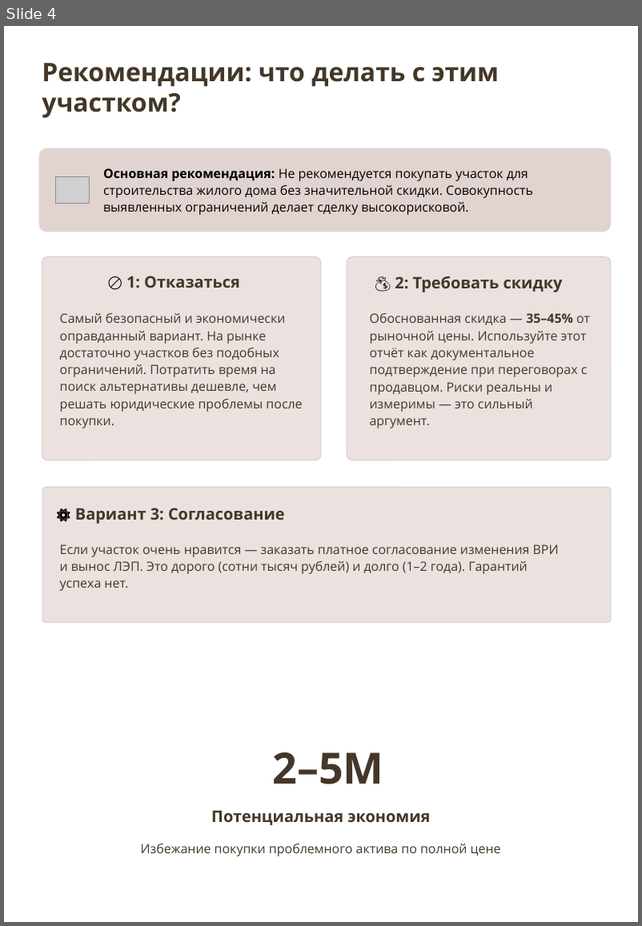
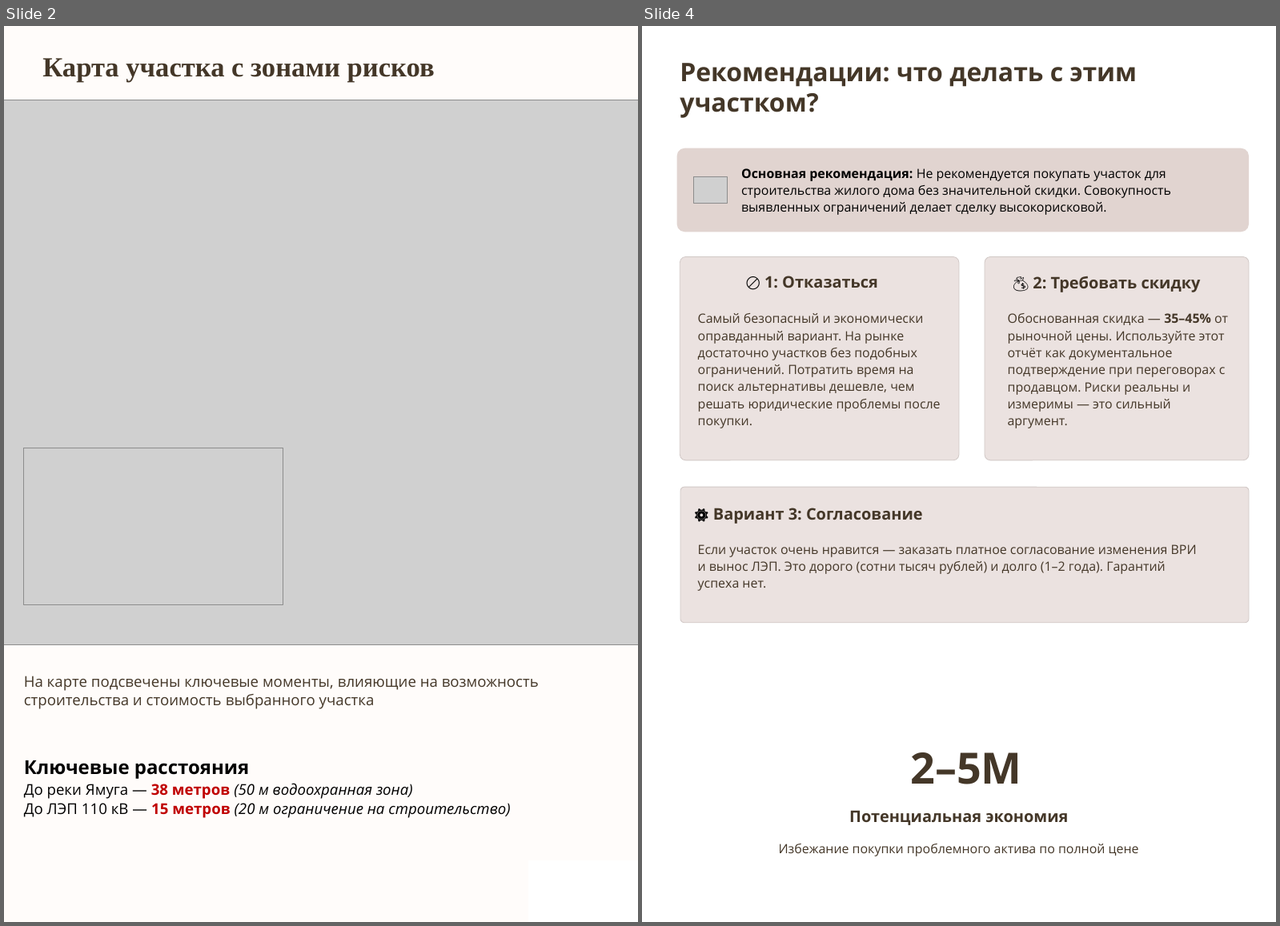
Before and after one commit to kgabba/georisk, a slide deck: отчет.pptx. Shown side by side, each under a label of ours: slide 4 before the commit, slides 2 and 4 after it; the slides between them are not shown. The pictures are 642x926 and 1280x926 pixels, drawn with LibreOffice and Linux fonts; fonts in the diff are those of the drawing; grey boxes stand for pictures; background and template pictures are left out. Boxes give left, top, right and bottom in pixels: in the first picture for what was removed or moved away, otherwise in the second. Text is boxed around its words. In the diff, an @@ line names an element or a change of style, - is before the commit and + after.

```diff
--- a/отчет.pptx
+++ b/отчет.pptx
@@ slide 2 added at <box>4,26,638,922</box>, background #FFFFFF @@
@@ rectangle added at <box>4,26,638,922</box>, fill #FFFCFA @@
@@ text added at <box>42,58,434,81</box>, 26 pt, text #443728, bold @@
+Карта участка с зонами рисков
@@ picture added at <box>4,100,638,645</box> @@
@@ picture added at <box>24,448,283,604</box> @@
@@ text added at <box>24,676,538,709</box>, 14 pt, text #443728 @@
+На карте подсвечены ключевые моменты, влияющие на возможность строительства и стоимость выбранного участка
@@ text added at <box>24,760,249,779</box>, 18 pt, text #000000, bold @@
+Ключевые расстояния
@@ text added at <box>24,783,413,799</box>, 14 pt, text #000000, italic @@
+До реки Ямуга — 38 метров (50 м водоохранная зона)
@@ text added at <box>24,803,510,818</box>, 14 pt, text #000000, italic @@
+До ЛЭП 110 кВ — 15 метров (20 м ограничение на строительство)
@@ rectangle added at <box>528,860,638,922</box>, fill #FFFFFF @@
```
Also in this commit, not shown: 3 slides changed, 1 slide removed, 4 other files.
